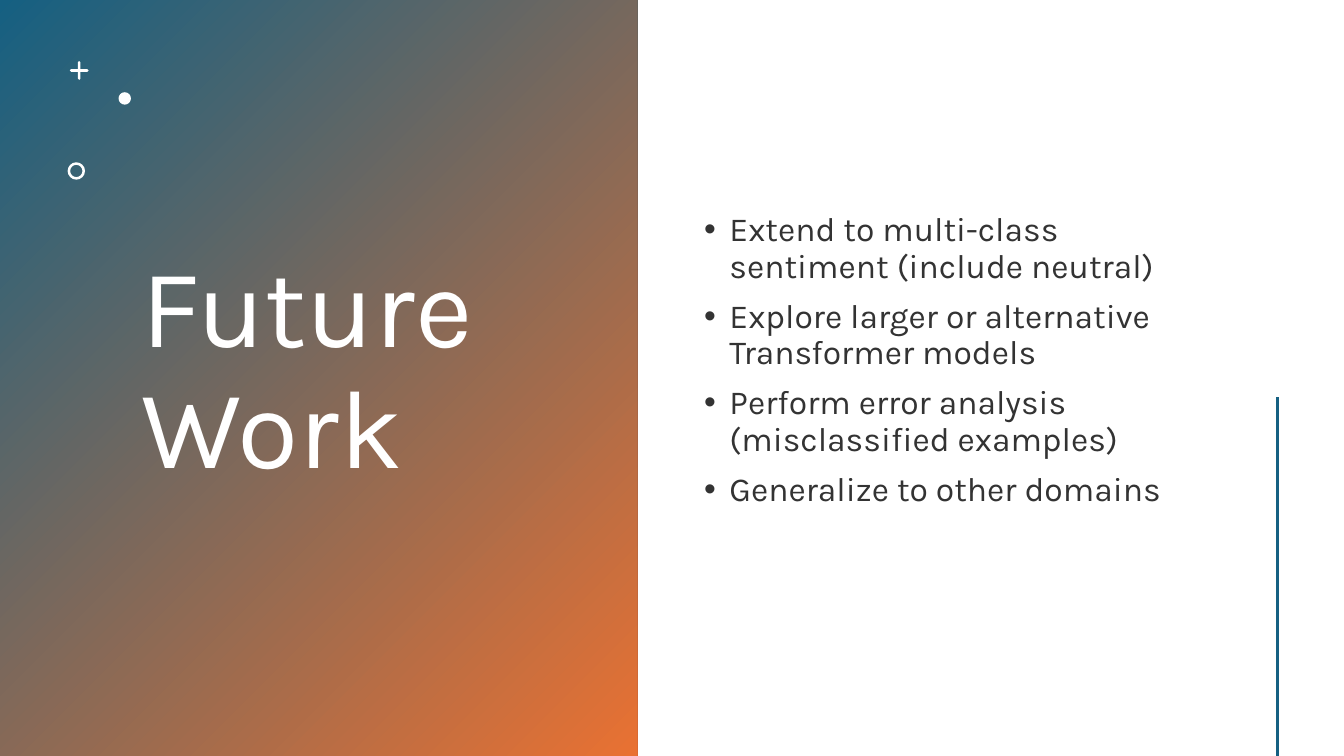
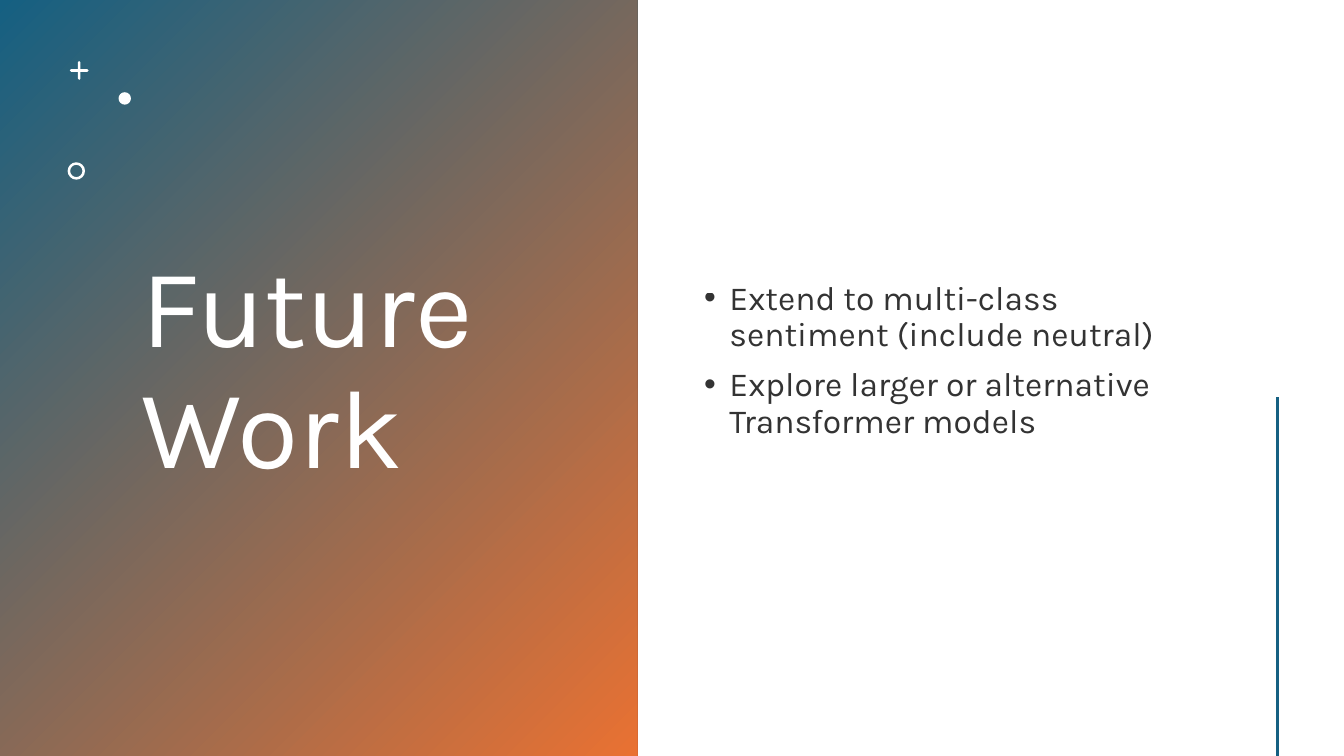
Before and after one commit to BrianLeung30/Sentiment-Analysis-of-Text-Data, a slide deck: slide 14 of Project Presentation Slides.pptx. Drawn at 1344x756 pixels with LibreOffice and Linux fonts; fonts in the diff are those of the drawing. Boxes give left, top, right and bottom in pixels: in the first picture for what was removed or moved away, otherwise in the second. Text is boxed around its words. In the diff, an @@ line names an element or a change of style, - is before the commit and + after.

Commit message:
Modified Slides

```diff
--- a/Project Presentation Slides.pptx
+++ b/Project Presentation Slides.pptx
@@ text at (729, 391, 1161, 502): paragraphs removed @@
-• Perform error analysis (misclassified examples)
-• Generalize to other domains
```
Also in this commit, not shown: 3 other slides changed.
